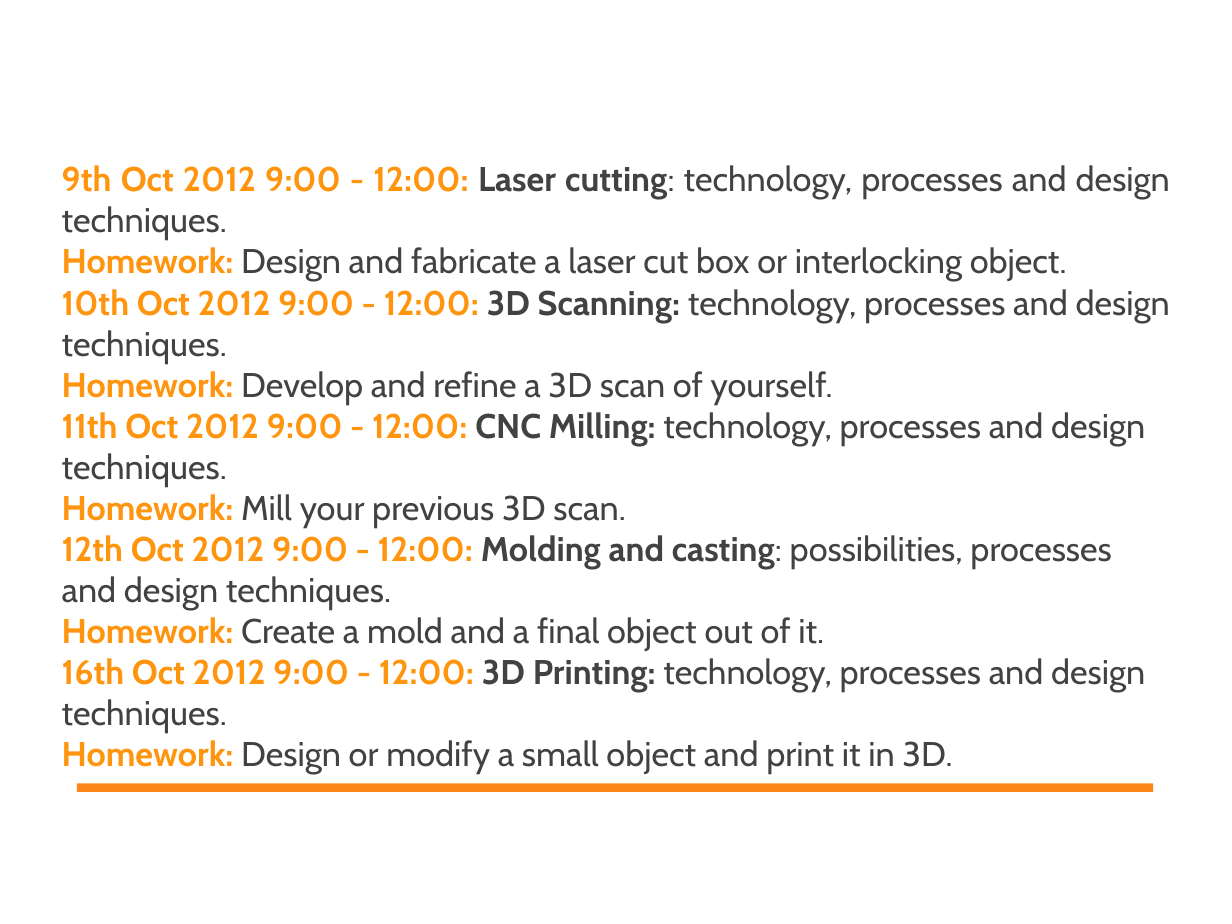
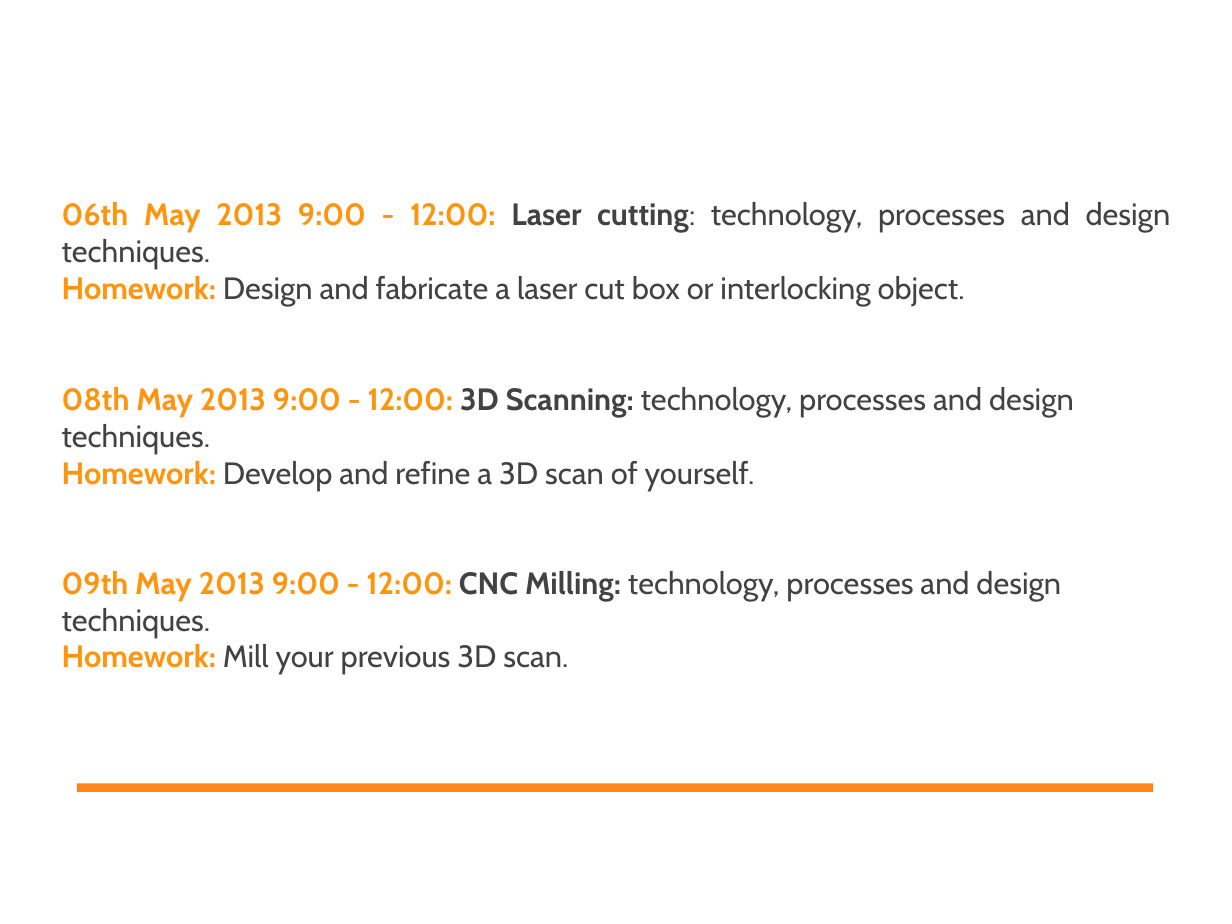
Before and after one commit to DigitalFabricationStudio/Slides, a slide deck: slide 4 of libreoffice/DigitalFabricationStudio.00__Introduction.odp (slide 5 before the commit). Drawn at 1232x924 pixels with LibreOffice and Linux fonts; fonts in the diff are those of the drawing; background and template pictures are left out. Boxes give left, top, right and bottom in pixels: in the first picture for what was removed or moved away, otherwise in the second. Text is boxed around its words. In the diff, an @@ line names an element or a change of style, - is before the commit and + after.

```diff
--- a/libreoffice/DigitalFabricationStudio.00__Introduction.odp
+++ b/libreoffice/DigitalFabricationStudio.00__Introduction.odp
@@ text at bbox=[62, 202, 1171, 674]: text changed; size 20 to 18 pt @@
-9th Oct 2012 9:00 - 12:00: Laser cutting: technology, processes and design techniques.
-Homework: Design and fabricate a laser cut box or interlocking object.
-10th Oct 2012 9:00 - 12:00: 3D Scanning: technology, processes and design techniques.
-Homework: Develop and refine a 3D scan of yourself.
-11th Oct 2012 9:00 - 12:00: CNC Milling: technology, processes and design techniques.
-Homework: Mill your previous 3D scan.
-12th Oct 2012 9:00 - 12:00: Molding and casting: possibilities, processes and design techniques.
-Homework: Create a mold and a final object out of it.
-16th Oct 2012 9:00 - 12:00: 3D Printing: technology, processes and design techniques.
-Homework: Design or modify a small object and print it in 3D.
+06th May 2013 9:00 - 12:00: Laser cutting: technology, processes and design techniques.
+Homework: Design and fabricate a laser cut box or interlocking object.
+08th May 2013 9:00 - 12:00: 3D Scanning: technology, processes and design techniques.
+Homework: Develop and refine a 3D scan of yourself.
+09th May 2013 9:00 - 12:00: CNC Milling: technology, processes and design techniques.
+Homework: Mill your previous 3D scan.
```
Also in this commit, not shown: 7 other slides changed, 3 slides added, 2 slides removed, 12 other files.
